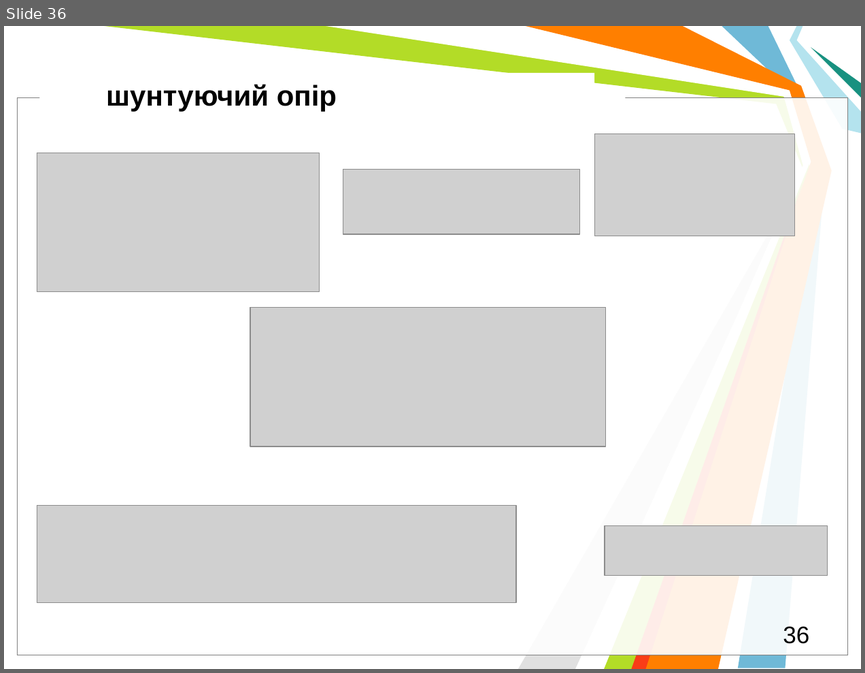
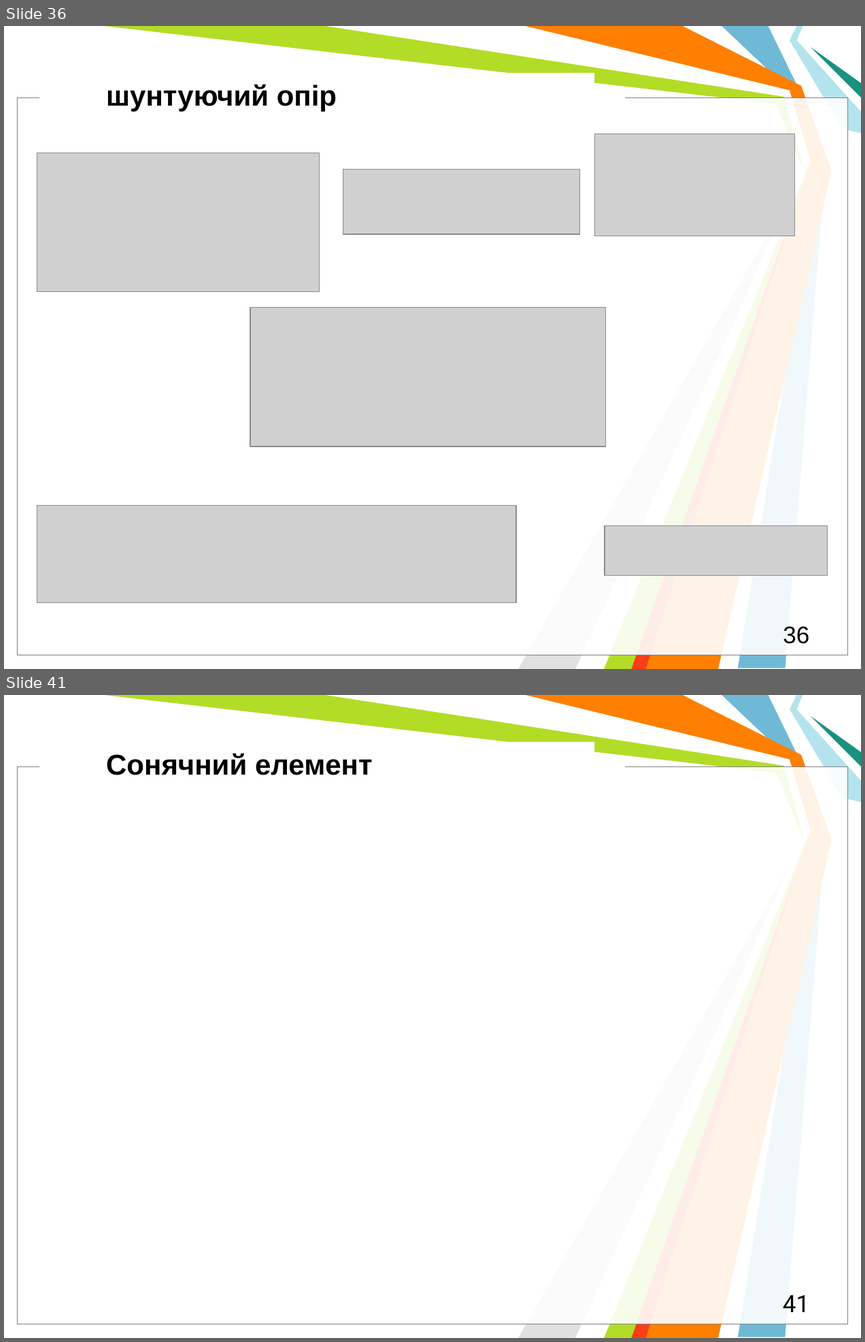
Before and after one commit to l432/NMK, a slide deck: Lecture/DAAD/DAAD_Models.pptm. Shown one above the other, each under a label of ours: slide 36 before the commit, slides 36 and 41 after it; the slides between them are not shown. The pictures are 865x673 and 865x1342 pixels, drawn with LibreOffice and Linux fonts; fonts in the diff are those of the drawing; grey boxes stand for pictures; background and template pictures are left out. Boxes give left, top, right and bottom in pixels: in the first picture for what was removed or moved away, otherwise in the second. Text is boxed around its words. In the diff, an @@ line names an element or a change of style, - is before the commit and + after.

```diff
--- a/Lecture/DAAD/DAAD_Models.pptm
+++ b/Lecture/DAAD/DAAD_Models.pptm
@@ slide 41 added at (4,695,861,1338), background #FFFFFF; not listed: 11 template elements that a slide beside it also shows @@
@@ text added at (106,753,373,775), 24 pt, text #000000, bold @@
+Сонячний елемент
@@ page number added at (783,1295,809,1312), 20 pt, text #000000 @@
+41
```
Also in this commit, not shown: 2 slides changed, 19 other slides added, 3 slides removed, 6 other files.
